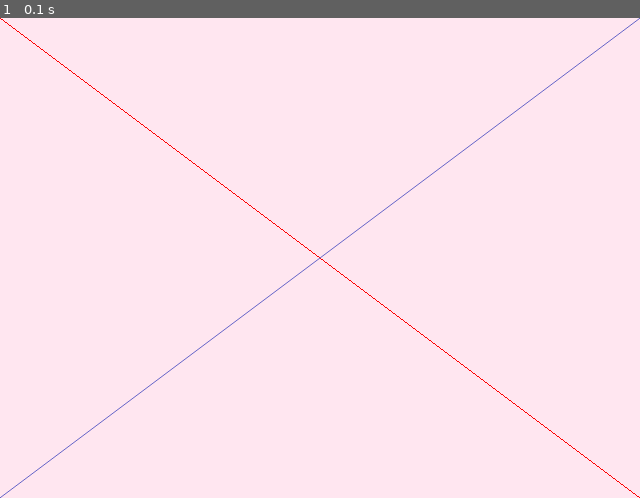
Above: before the commit, frame 1.
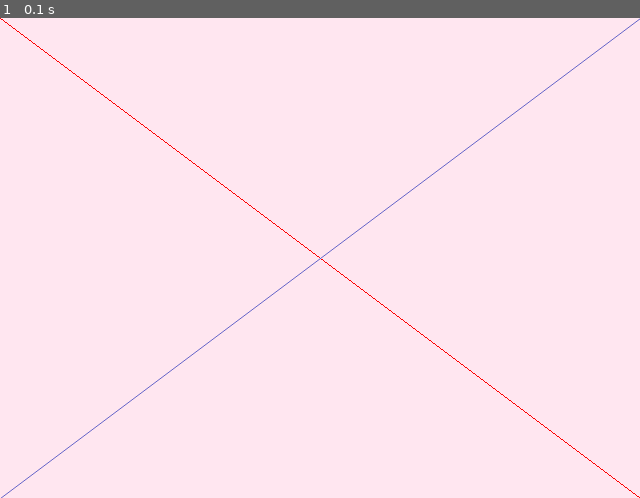
Above: after the commit, the same moment.

Repository: eleanoreclark/Per3_eleanore_pygame
Game: pygame game, started from game_window.py
Two runs of this game, one before a commit and one after it. Both use one fixed random seed, a clock stepped at 60 frames per second and the inputs below.
Inputs:
- Up to frame 1 (0.1 s): no input

The runs differ from the first frame. In frame 1, 0.5% of the frame differs, in the area x 0-100%, y 0-100%.

Commit message:
better variables

Diff:
--- a/game_window.py
+++ b/game_window.py
@@ -1,6 +1,15 @@
 import pygame
 
-screen = pygame.display.set_mode([640, 480])
+screen_width = 640
+screen_height = 480
+
+upper_left = (0,0)
+lower_left = (0, screen_height)
+lower_right = (screen_width,screen_height)
+upper_right = (screen_width,0)
+
+
+screen = pygame.display.set_mode([screen_width, screen_height])
 
 
 
@@ -10,8 +19,8 @@
 		break
 
 	screen.fill((255,230,240))
-	pygame.draw.line(screen, (255, 0, 0), (0, 0), (639, 479))
-	pygame.draw.aaline(screen, (100, 100, 200), (639, 0), (0, 479))
+	pygame.draw.line(screen, (255, 0, 0), (upper_left), (lower_right))
+	pygame.draw.aaline(screen, (100, 100, 200), (upper_right), (lower_left))
 
 
 	pygame.display.flip()
